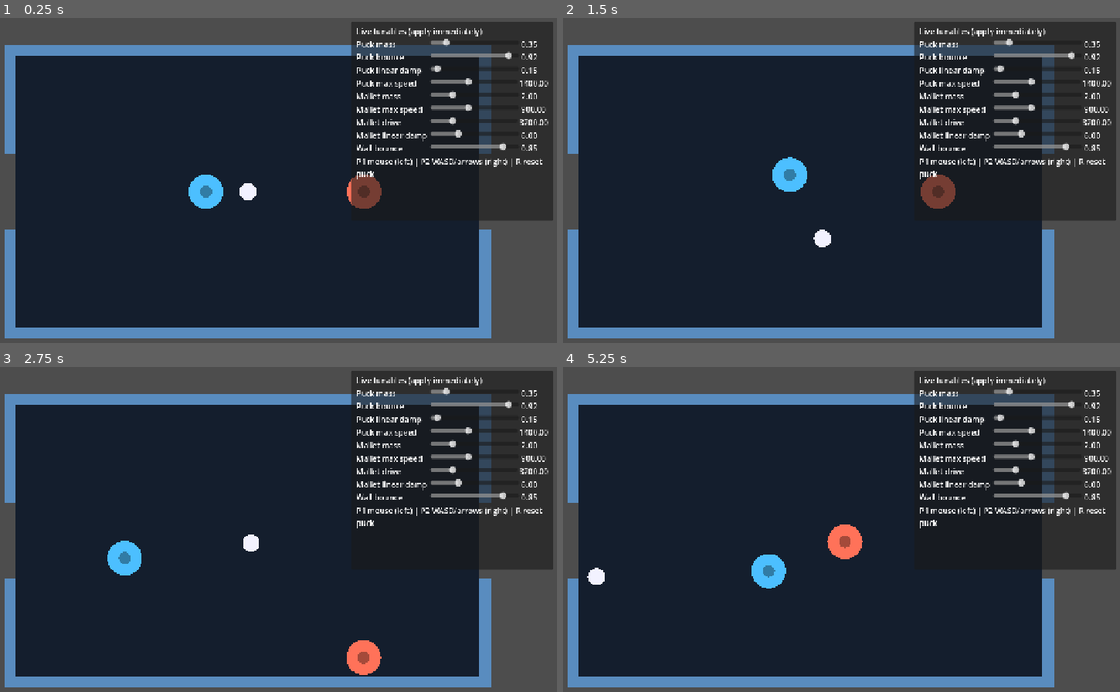
Above: before the commit, frames 1-4 (two rows, left to right).
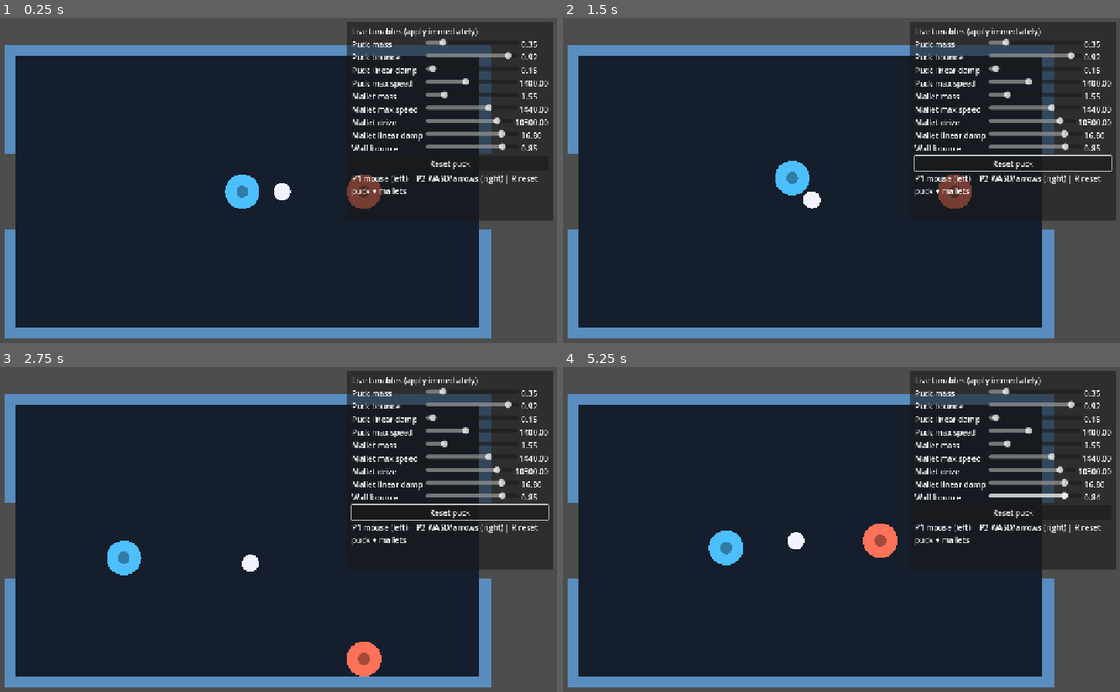
Above: after the commit, the same moments.

Repository: waigore/airhockey
Game: Godot game, scene res://scenes/main.tscn
The game is run twice, just before and just after one commit, with the same random seed, the same clock (stepped at 60 frames per second) and the same inputs.
Inputs (mouse positions are in pixels of both pictures, inside the frame that each line leads up to):
- Up to frame 1 (0.25 s): no input
- Up to frame 2 (1.5 s): click (1014, 164) at 0.5 s, where only the run after the commit has a clickable "Reset puck"; move the mouse to (947, 174) at 1.27 s; hold Right from 1.28 s (still down); tap R at 1.35 s
- Up to frame 3 (2.75 s): move the mouse to (122, 558) at 2.02 s; release Right at 2.03 s; hold Down from 2.03 s (still down); tap R at 2.1 s
- Up to frame 4 (5.25 s): move the mouse to (874, 464) at 2.77 s; release Down at 2.78 s; hold Right 2.78-3.53 s; tap R every 0.75 s from 2.85 to 5.1 s; move the mouse to (780, 610) at 3.52 s; hold Up 3.53-4.28 s; move the mouse to (997, 591) at 4.27 s; hold Left from 4.28 s (still down); move the mouse to (624, 487) at 5.02 s

The runs differ from the first frame. In frame 1, 4.2% of the frame differs, in the area x 33-99%, y 1-59%; in frame 2, 4.3%; in frame 3, 3.6%; in frame 4, 5.5%, in the area x 4-99%, y 1-69%.

Commit message:
Add Reset puck button to physics PoC (#10)
## Summary

Adds a **Reset puck** button on the live-tunables panel that recenters
the puck and clears its velocity. **R** still resets puck + mallets.

## Issue

Refs #3

## Authority

N/A (PoC).

## Changes

- `tunables_panel.gd` — Reset puck button + signal
- `main.gd` — `_reset_puck()` wired to the button (and out-of-bounds
reclaim)
- README controls updated

## Test plan

- [x] Headless smoke — no script errors
- [ ] Click **Reset puck**: puck returns to center; mallets stay put
- [ ] **R** still resets puck and both mallets

## Evidence

N/A — PoC UI convenience.

Made with [Cursor](https://cursor.com)

---------

Co-authored-by: Cursor <cursoragent@cursor.com>

Diff:
--- a/pocs/physics-feel-live-tunables/scripts/main.gd
+++ b/pocs/physics-feel-live-tunables/scripts/main.gd
@@ -37,6 +37,7 @@
 	mallet_left.setup(tunables, TABLE)
 	mallet_right.setup(tunables, TABLE)
 	panel.setup(tunables)
+	panel.reset_puck_pressed.connect(_reset_puck)
 
 	_reset_positions()
 
@@ -45,6 +46,10 @@
 	if event is InputEventKey and event.pressed and not event.echo:
 		if event.keycode == KEY_R:
 			_reset_positions()
+
+
+func _reset_puck() -> void:
+	puck.reset_to(TABLE.get_center())
 
 
 func _reset_positions() -> void:
@@ -57,4 +62,4 @@
 func _process(_delta: float) -> void:
 	# Soft reclaim if puck leaves far through a goal
 	if not TABLE.grow(80.0).has_point(puck.global_position):
-		_reset_positions()
+		_reset_puck()
--- a/pocs/physics-feel-live-tunables/scripts/tunables.gd
+++ b/pocs/physics-feel-live-tunables/scripts/tunables.gd
@@ -10,10 +10,10 @@
 var puck_linear_damp: float = 0.15
 var puck_max_speed: float = 1400.0
 
-var mallet_mass: float = 2.0
-var mallet_max_speed: float = 900.0
-var mallet_drive: float = 3200.0 ## spring stiffness; controller adds critical damping
-var mallet_linear_damp: float = 6.0 ## extra follow damping (not engine linear_damp)
+var mallet_mass: float = 1.55
+var mallet_max_speed: float = 1440.0
+var mallet_drive: float = 10300.0 ## follow gain (mapped in mallet controller)
+var mallet_linear_damp: float = 16.8 ## extra follow damping (not engine linear_damp)
 
 var wall_bounce: float = 0.85
 
--- a/pocs/physics-feel-live-tunables/scripts/tunables_panel.gd
+++ b/pocs/physics-feel-live-tunables/scripts/tunables_panel.gd
@@ -1,6 +1,8 @@
 extends PanelContainer
 
 ## Debug UI: sliders that push into PoCTunables immediately.
+
+signal reset_puck_pressed
 
 var tunables: PoCTunables
 var _sliders: Dictionary = {} ## name -> HSlider
@@ -46,8 +48,13 @@
 
 	_add_slider(vbox, "wall_bounce", "Wall bounce", 0.0, 1.0, 0.01)
 
+	var reset_btn := Button.new()
+	reset_btn.text = "Reset puck"
+	reset_btn.pressed.connect(func() -> void: reset_puck_pressed.emit())
+	vbox.add_child(reset_btn)
+
 	var hint := Label.new()
-	hint.text = "P1 mouse (left) | P2 WASD/arrows (right) | R reset puck"
+	hint.text = "P1 mouse (left) | P2 WASD/arrows (right) | R reset puck + mallets"
 	hint.autowrap_mode = TextServer.AUTOWRAP_WORD_SMART
 	vbox.add_child(hint)
 
Not shown, changed: pocs/physics-feel-live-tunables/README.md
